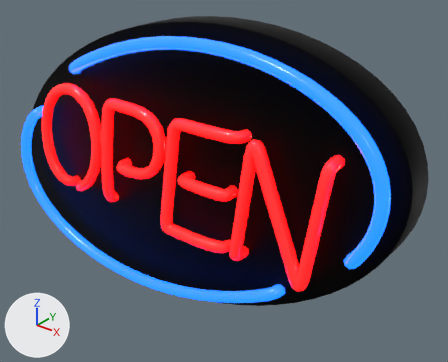
A saved change to the FBX model Assets/Models/open sign.fbx.
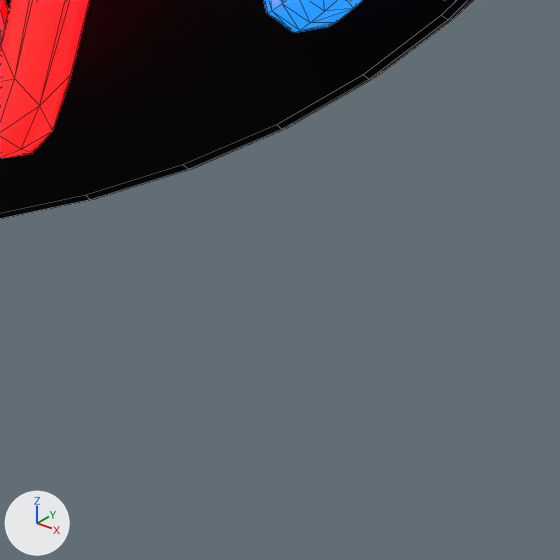
Each version appears first whole from a 50 mm lens placed at (0.515, -0.556, 0.345), pointed at (0.054, 0.021, -0.013), and next in a close-up on the part from 66% to 88% of the width and 73% to 100% of the height. The axes (+X, +Y, +Z) are drawn at lower left. The lights are the same throughout. The close-ups show mesh edges as thin lines. Objects named as collision shapes, trigger or cutter boxes, shadow casters or lower levels of detail are left out. Where no turn or scale is listed for an object, it has been applied to the vertices.

In view in the first close-up: 'neon open sign back_LOD0', 'neon open text_LOD0', 'oval neon boundary_LOD0'.
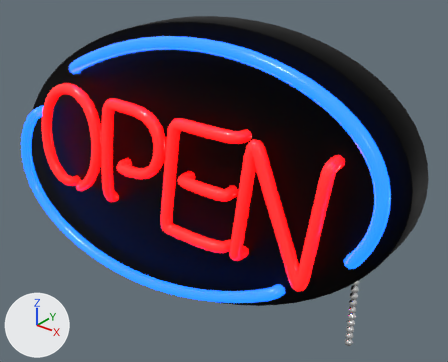
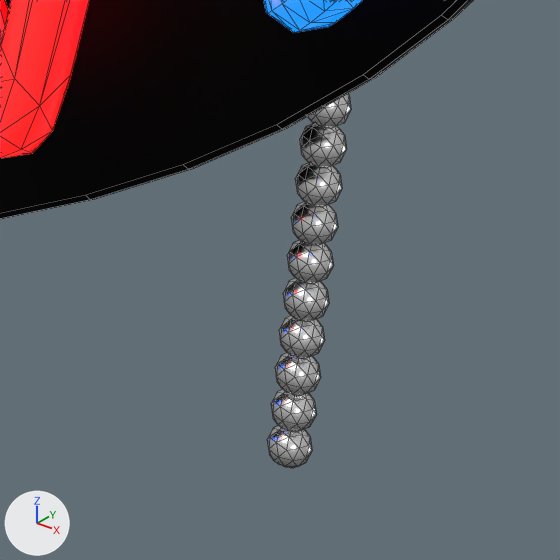
Commit message: Add pull switch to neon sign

Scene script edits in JSON lines:
```json
{"op": "add", "block": "mat_metal_chain", "code": ["mat_metal_chain = principled_material('metal chain')", "mat_metal_chain.base_color = (1.0, 1.0, 1.0)  # white #ffffff", "mat_metal_chain.metallic = 1.0", "mat_metal_chain.roughness = 0.25"]}
{"op": "add", "block": "me_icosphere_001", "code": ["me_icosphere_001 = bpy.data.meshes.new('Icosphere.001')", "me_icosphere_001.from_pydata(...)  # 621 vertices, 1200 faces; spans x -0.0046..0.0046, y -0.0048..0.0048, z -0.1405..0.0048", "me_icosphere_001.materials.append(mat_metal_chain)  # white #ffffff"]}
{"op": "add", "block": "ob_pull_chain", "code": ["ob_pull_chain = bpy.data.objects.new('pull chain', me_icosphere_001)", "ob_pull_chain.location = (0.263, 0.0005, -0.0221)"]}
```

Changed parts and their boxes (x1, y1, x2, y2) in the close-ups (560 x 560 px):
```json
{"object": "pull chain", "change": "added", "after": [267, 94, 351, 468]}
```
